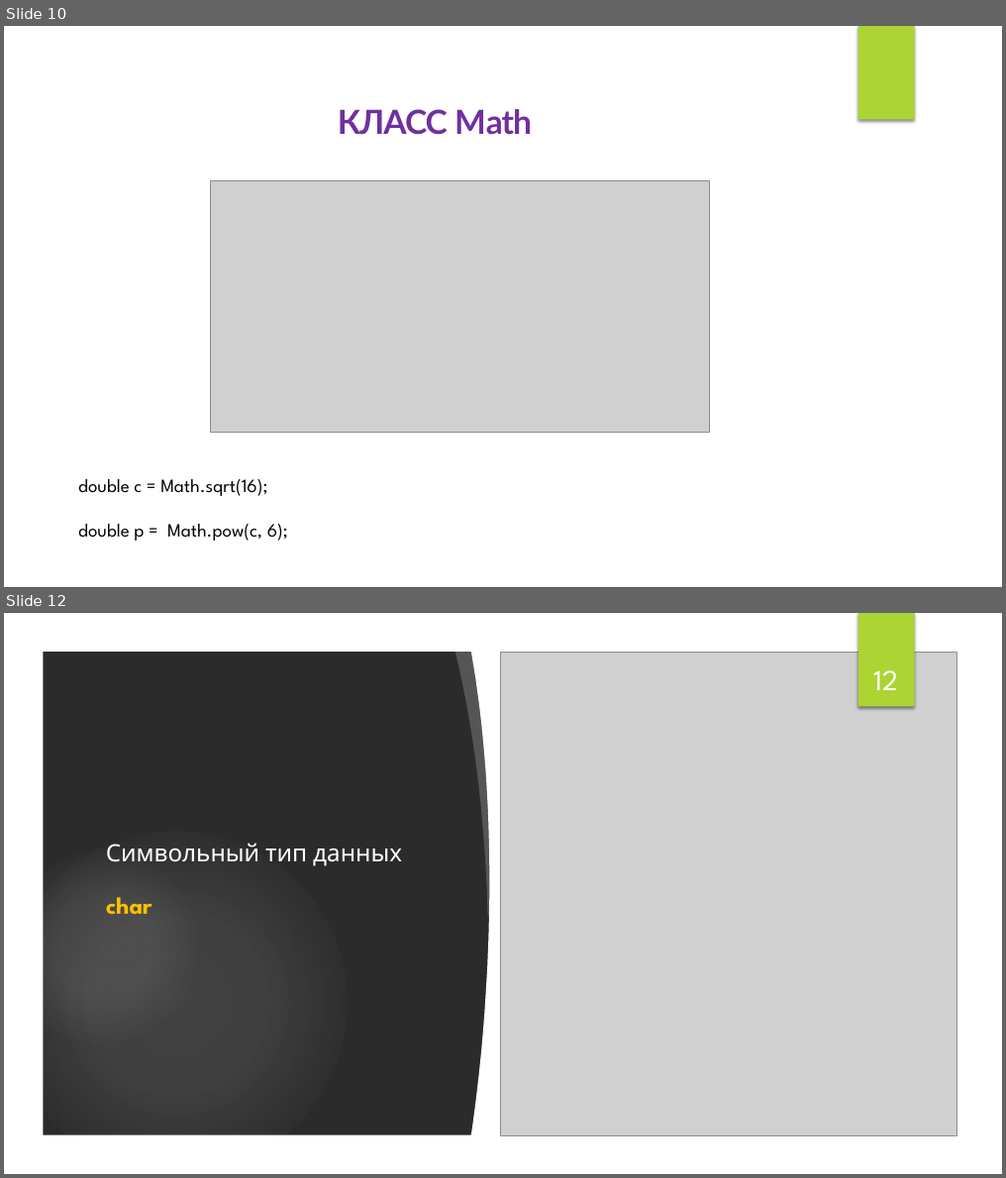
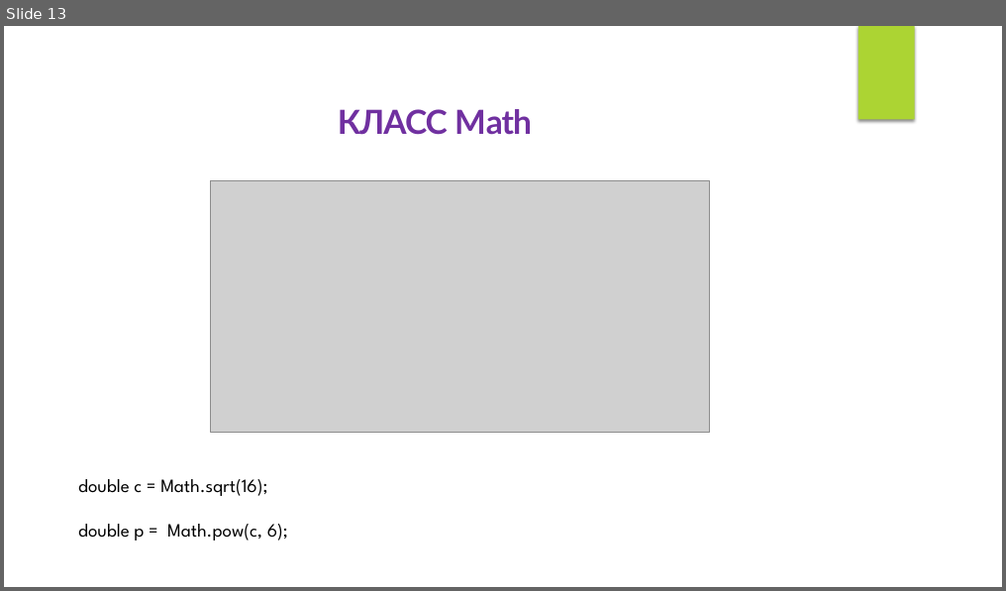
Before and after one commit to IriEfremova/LessonsCube, a slide deck: Samsung/Lesson3/Operation.pptx. Shown one above the other, each under a label of ours: slides 10 and 12 before the commit, slide 13 after it; the slides between them are not shown. The pictures are 1006x1178 and 1006x591 pixels, drawn with LibreOffice and Linux fonts; fonts in the diff are those of the drawing; grey boxes stand for pictures; background and template pictures are left out; a plain dark background stands for a picture behind light text. Boxes give left, top, right and bottom in pixels: in the first picture for what was removed or moved away, otherwise in the second. Text is boxed around its words. In the diff, an @@ line names an element or a change of style, - is before the commit and + after.

```diff
--- a/Samsung/Lesson3/Operation.pptx
+++ b/Samsung/Lesson3/Operation.pptx
@@ slide 12 removed at (x1=4, y1=613, x2=1002, y2=1174), background picture (left out) @@
@@ group removed at (x1=4, y1=613, x2=1002, y2=1174): 4 ellipses, 3 freeform shapes, 1 rectangle @@
@@ rectangle removed at (x1=858, y1=613, x2=915, y2=707) @@
@@ picture removed at (x1=500, y1=652, x2=957, y2=1136) @@
@@ page number removed at (x1=873, y1=670, x2=898, y2=690) @@
-12
@@ title removed at (x1=106, y1=843, x2=402, y2=914) @@
-Символьный тип данных
-char
@@ what was slide 10 is now slide 13 @@
```
Also in this commit, not shown: 1 slide changed, 16 slides added, 11 other slides removed, 1 other file.
